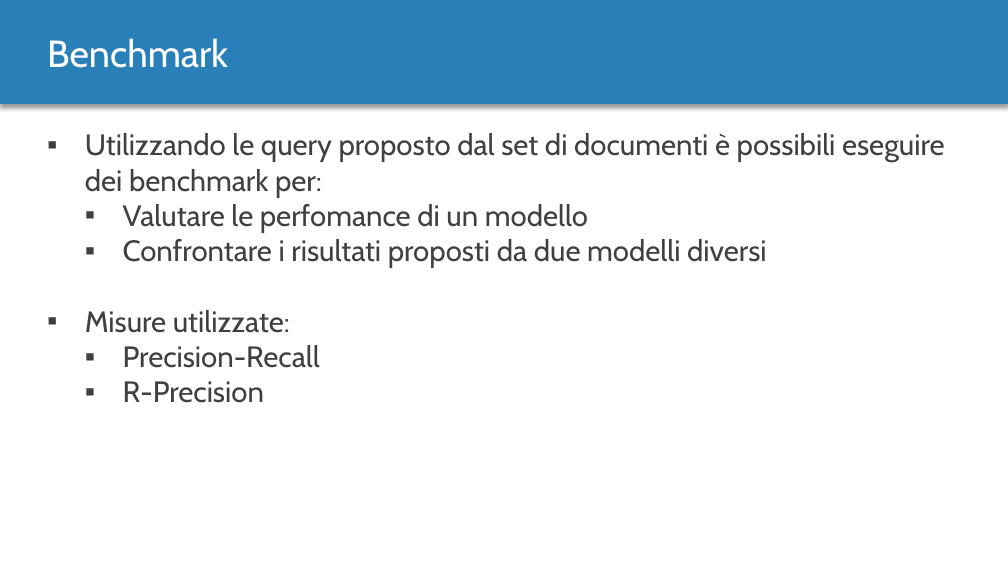
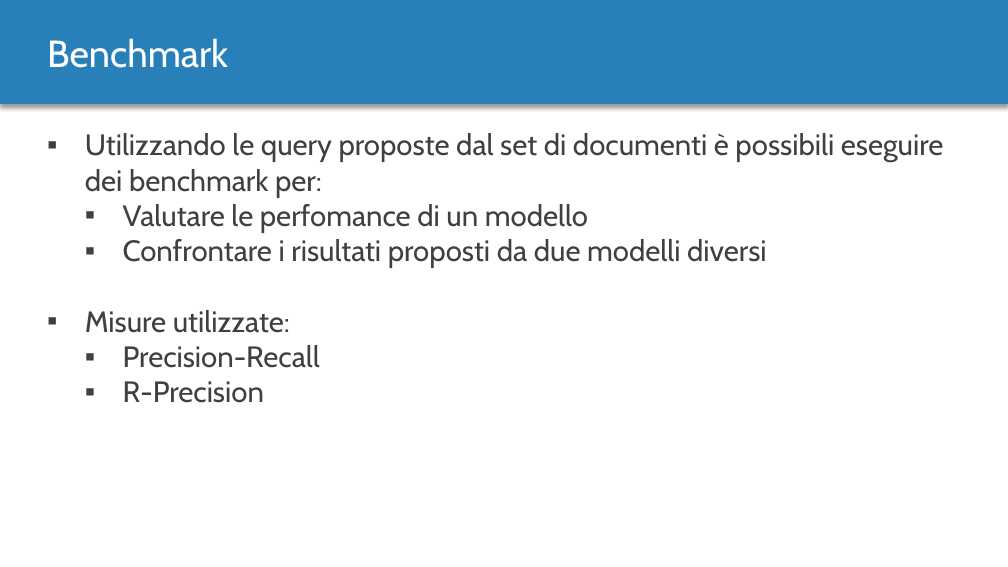
Before and after one commit to MurgoloMichele/GAvI, a slide deck: slide 21 of doc/Progetto.pptx. Drawn at 1008x567 pixels with LibreOffice and Linux fonts; fonts in the diff are those of the drawing. Boxes give left, top, right and bottom in pixels: in the first picture for what was removed or moved away, otherwise in the second. Text is boxed around its words. In the diff, an @@ line names an element or a change of style, - is before the commit and + after.

```diff
--- a/doc/Progetto.pptx
+++ b/doc/Progetto.pptx
@@ text at (85, 133, 944, 198): text changed @@
-▪ Utilizzando le query proposto dal set di documenti è possibili eseguire dei benchmark per:
+▪ Utilizzando le query proposte dal set di documenti è possibili eseguire dei benchmark per:
```
Also in this commit, not shown: 2 other slides changed.
